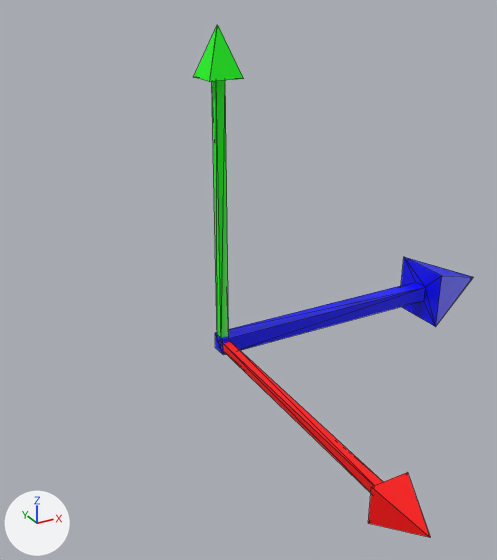
A saved change to the COLLADA model dorna_lab/static/assets/misc/arrows.dae.
Rendered twice from a camera (50 mm lens) standing at (-79.7, -160.6, 98.7) and looking at (13.9, 9.6, 13.6). The lights are fixed; the arrows at lower left show +X, +Y and +Z. Mesh edges are drawn as thin lines.
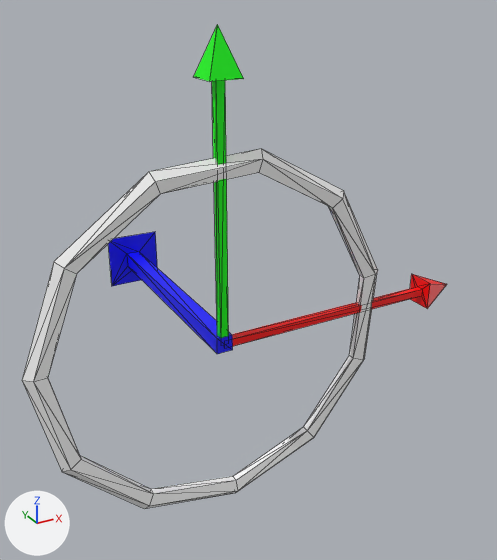
What the commit changed:
me_cube_001 is used by ob_cube_001; location (0.0, 0.0, 0.0); rotation (0.0, 0.0, -1.571), in degrees (0, 0, -90).
me_cube_001 had 48 vertices, 84 faces and spanned x -9.4..88.2, y -4.7..100.8, z -9.4..88.2.
me_cube_001 now has 103 vertices, 194 faces and spans x -57.5..88.2, y -4.7..100.8, z -57.5..88.2.
me_cube_001 part 1: a new loose piece of 55 vertices spanning x -57.5..56.4, y -1.9..1.9, z -57.5..56.3, in mat_material_001.
Object 'Cube.001' (ob_cube_001) turns from (0, 0, -90) to (0, 0, 0) degrees about x, y and z.

Location of each change, [x1, y1, x2, y2] in pixels of the pictures (497 x 560 px):
'Cube.001', reshaped, turned
    before: [194, 25, 473, 537]
    after: [22, 25, 447, 509]
part 1 of me_cube_001, added
    after: [22, 149, 378, 509]
